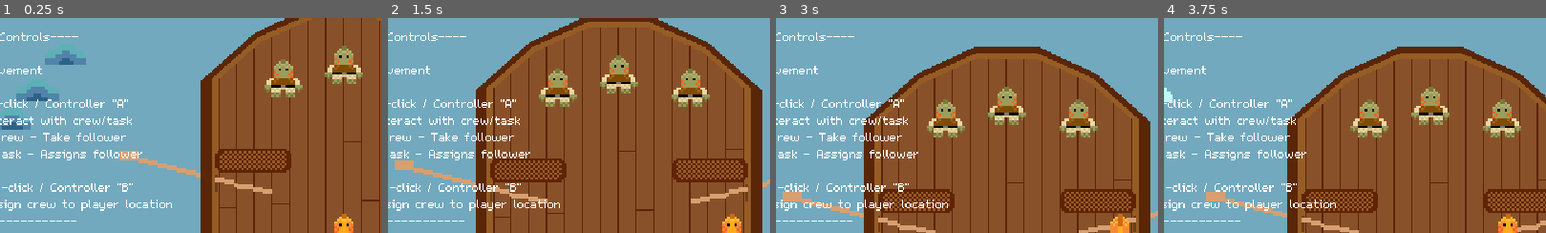
Above: before the commit, frames 1-4 (left to right).
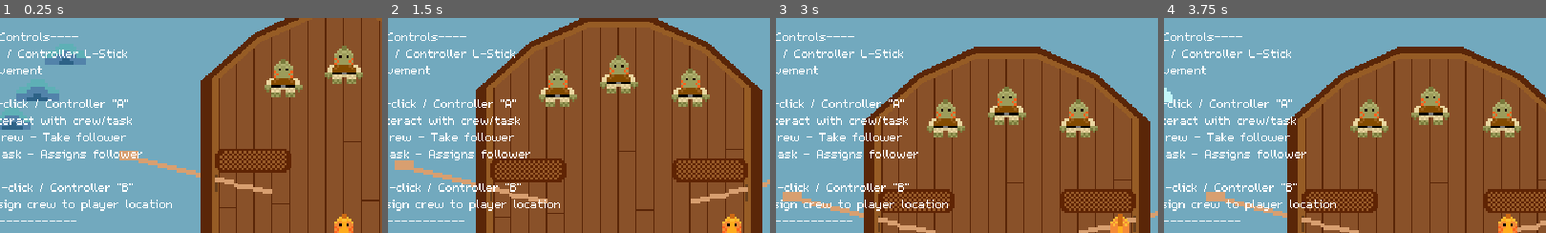
Above: after the commit, the same moments.

Repository: Splashy-Inc/splish-splashisson
Game: Godot game, scene res://Scenes/playground.tscn
Same seed, same stepped clock (60 frames per second), same inputs: the game is played once before the commit and once after it.
Inputs:
- Up to frame 1 (0.25 s): no input
- Up to frame 2 (1.5 s): hold D (right) 0.53-1.28 s; hold I (interact) 0.53-1.28 s; hold S (down) from 1.28 s (still down); tap O (location) at 1.35 s
- Up to frame 3 (3 s): release S (down) at 2.03 s; hold D (right) 2.03-2.78 s; hold I (interact) 2.03-2.78 s; hold W (up) from 2.78 s (still down); tap O (location) at 2.85 s
- Up to frame 4 (3.75 s): release W (up) at 3.53 s; hold A (left) from 3.53 s (still down); hold I (interact) from 3.53 s (still down)
The pictures show only the part of the screen within x 5-55%, y 0-50%; the shares and areas given below are measured in that part.

The runs differ from the first frame. In frame 1, 0.3% of the frame differs, in the area x 2-34%, y 14-19%; in frame 2, 0.3%; in frame 3, 0.3%; in frame 4, 0.3%.

Commit message:
New export for web

Diff:
--- a/Scenes/playground.tscn
+++ b/Scenes/playground.tscn
@@ -23,7 +23,7 @@
 offset_right = 193.0
 offset_bottom = 175.0
 text = "----Controls----
-WASD
+WASD / Controller L-Stick
   Movement
 
 Left-click / Controller \"A\"
Not shown, changed: Exports/Web/index.apple-touch-icon.png.import
Not shown, changed: Exports/Web/index.icon.png.import
Not shown, changed: Exports/Web/index.png.import
Not shown, changed: Exports/Web/index.apple-touch-icon.png
Not shown, changed: Exports/Web/index.html
Not shown, changed: Exports/Web/index.icon.png
Not shown, changed: Exports/Web/index.js
Not shown, changed: Exports/Web/index.pck
Not shown, changed: Exports/Web/index.wasm
Not shown, changed: Exports/Web/web.zip
